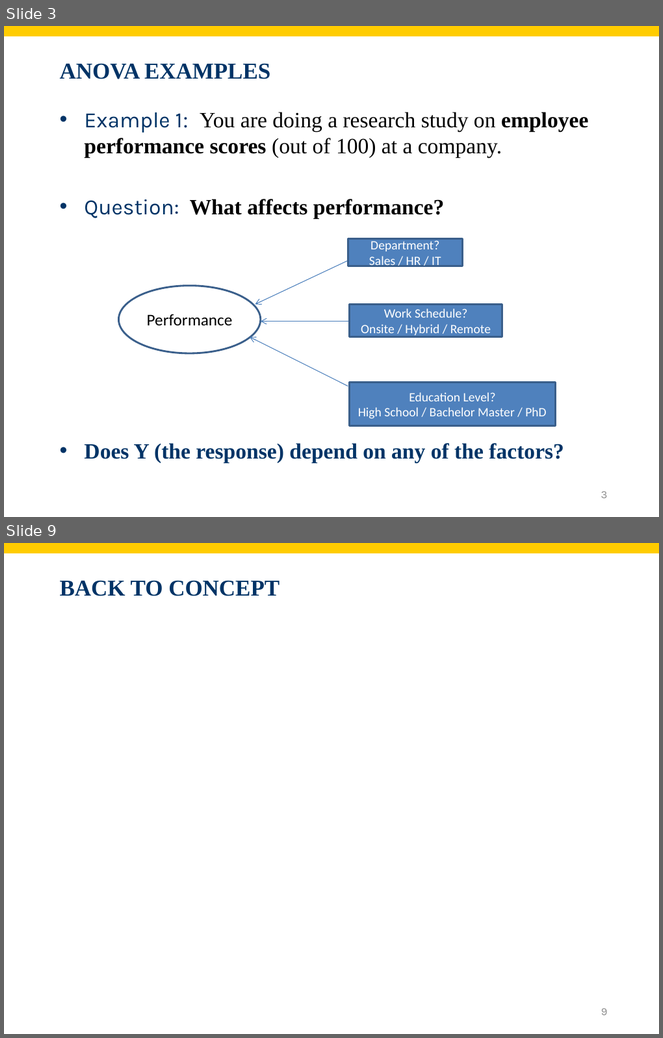
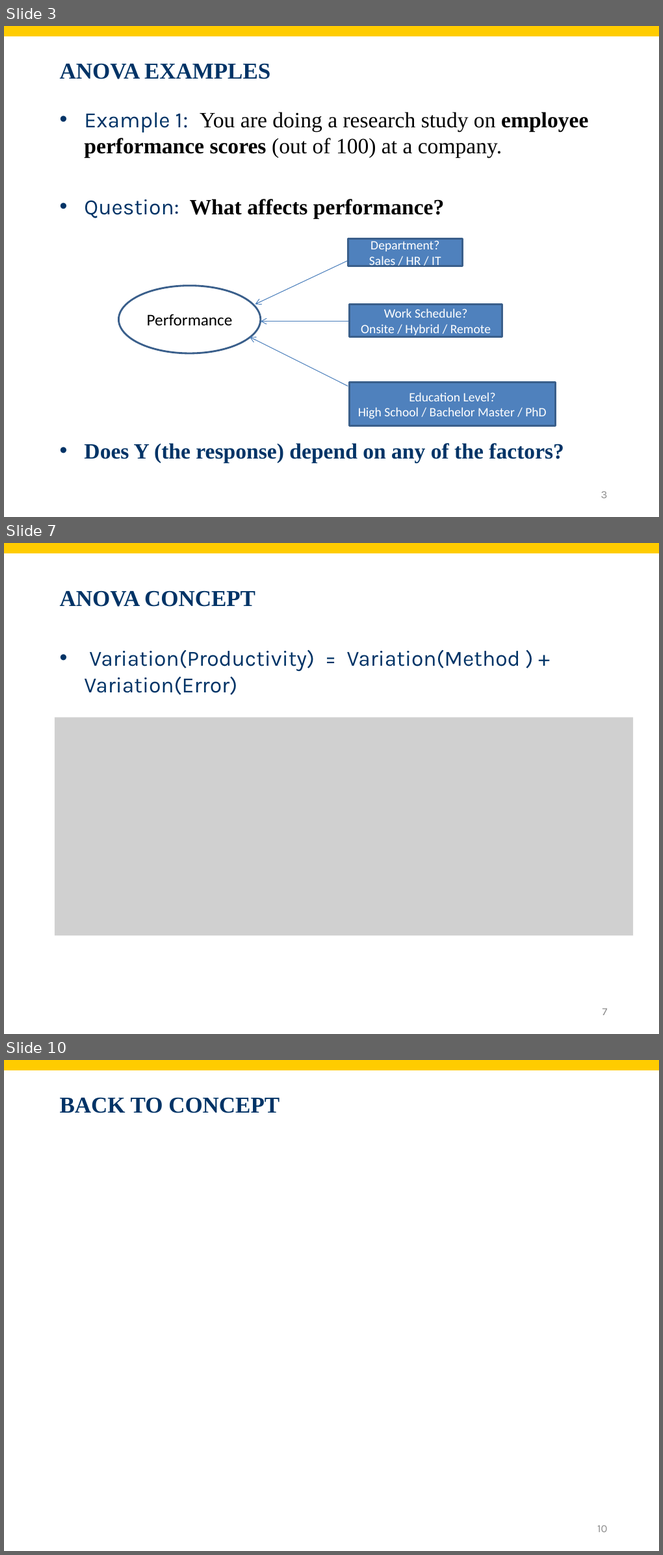
Before and after one commit to shnezam/BUAD1560, a slide deck: slides/pdf/Chapt13.pptx. Shown one above the other, each under a label of ours: slides 3 and 9 before the commit, slides 3, 7 and 10 after it; the slides between them are not shown. The pictures are 663x1038 and 663x1555 pixels, drawn with LibreOffice and Linux fonts; fonts in the diff are those of the drawing; grey boxes stand for pictures; background and template pictures are left out. Boxes give left, top, right and bottom in pixels: in the first picture for what was removed or moved away, otherwise in the second. Text is boxed around its words. In the diff, an @@ line names an element or a change of style, - is before the commit and + after.

```diff
--- a/slides/pdf/Chapt13.pptx
+++ b/slides/pdf/Chapt13.pptx
@@ slide 7 added at (x1=4, y1=543, x2=659, y2=1034), background #FFFFFF; not listed: 1 template element that a slide beside it also shows @@
@@ title added at (x1=60, y1=591, x2=256, y2=607), 25 pt, text #003366, bold @@
+ANOVA CONCEPT
@@ text added at (x1=84, y1=650, x2=521, y2=695), 24 pt, text #003366 @@
+• Variation(Productivity) = Variation(Method ) + Variation(Error)
@@ picture added at (x1=55, y1=717, x2=633, y2=936) @@
@@ page number added at (x1=603, y1=1008, x2=608, y2=1016), 12 pt, text #8C8C8C @@
+7
@@ what was slide 9 is now slide 10 @@
@@ page number at (x1=597, y1=1525, x2=607, y2=1533): text changed @@
-9
+10
```
Also in this commit, not shown: 7 slides changed, 6 other slides added, 4 slides removed, 1 other file.
